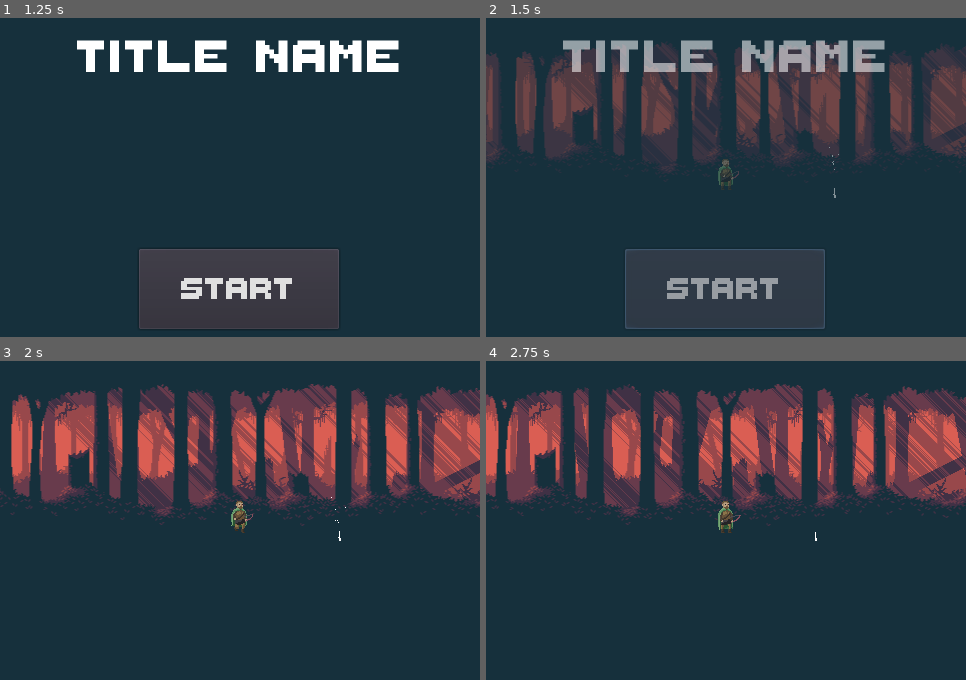
Above: before the commit, frames 1-4 (two rows, left to right).
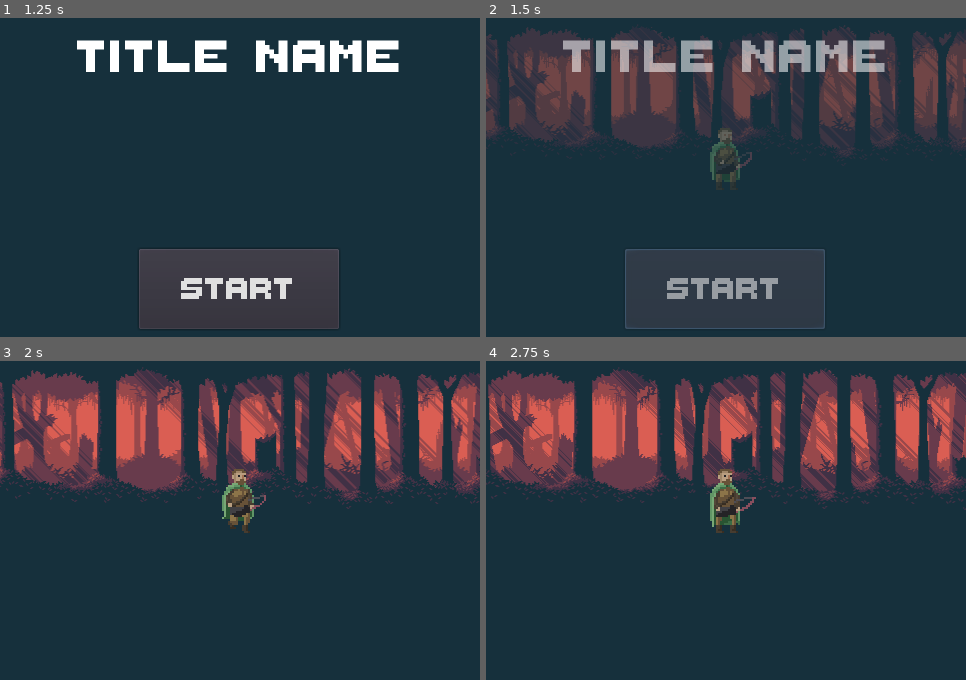
Above: after the commit, the same moments.

Repository: ktosox/TriJam-116
Game: Godot game, scene res://Level.tscn
The game is run twice, just before and just after one commit, with the same random seed, the same clock (stepped at 60 frames per second) and the same inputs. The project has no main scene, so this scene is started directly.
Inputs:
- Up to frame 1 (1.25 s): tap Enter (ui_accept) at 0.5 s; hold Enter (ui_accept) from 0.53 s (still down)
- Up to frame 2 (1.5 s): release Enter (ui_accept) at 1.25 s; click "START" at 1.25 s
- Up to frame 3 (2 s): no input
- Up to frame 4 (2.75 s): tap Enter (ui_accept) at 2.1, 2.27, 2.57 s

Frame 1 is identical in both runs. In frame 2, 20% of the frame differs, in the area x 0-100%, y 2-57%; in frame 3, 31%; in frame 4, 32%, in the area x 0-100%, y 1-57%.

Commit message:
did some rebalancing over 10 minutes

Diff:
--- a/Game/Background.tscn
+++ b/Game/Background.tscn
@@ -23,6 +23,7 @@
 }
 
 [node name="Far" type="ParallaxLayer" parent="."]
+motion_scale = Vector2( 0.4, 1 )
 motion_mirroring = Vector2( 592, 0 )
 
 [node name="parallax-demon-woods-bg" type="Sprite" parent="Far"]
@@ -30,7 +31,7 @@
 centered = false
 
 [node name="Middle" type="ParallaxLayer" parent="."]
-motion_scale = Vector2( 1.2, 1 )
+motion_scale = Vector2( 0.65, 1 )
 motion_mirroring = Vector2( 592, 0 )
 
 [node name="parallax-demon-woods-bg" type="Sprite" parent="Middle"]
@@ -38,7 +39,6 @@
 centered = false
 
 [node name="Close" type="ParallaxLayer" parent="."]
-motion_scale = Vector2( 2, 1 )
 motion_mirroring = Vector2( 592, 0 )
 
 [node name="parallax-demon-woods-bg" type="Sprite" parent="Close"]
--- a/Game/Enemies/Spike.gd
+++ b/Game/Enemies/Spike.gd
@@ -8,6 +8,7 @@
 
 # Called when the node enters the scene tree for the first time.
 func _ready():
+	global_position.x = get_parent().get_player_pos().x + 4 + randi()%60
 	pass # Replace with function body.
 
 
@@ -16,7 +17,7 @@
 	pass
 
 func stab_finished():
-	global_position.x = get_parent().get_player_pos().x + 20 + randi()%200
+	global_position.x = get_parent().get_player_pos().x + 4 + randi()%200
 	$Animator.play("spawn")
 	pass
 
--- a/Game/Enemies/Spike.tscn
+++ b/Game/Enemies/Spike.tscn
@@ -32,7 +32,7 @@
 "times": PoolRealArray( 0, 1 ),
 "transitions": PoolRealArray( -2, 1 ),
 "update": 0,
-"values": [ Vector2( 0, 16 ), Vector2( 0, 0 ) ]
+"values": [ Vector2( 0, 16 ), Vector2( 0, 5 ) ]
 }
 tracks/2/type = "value"
 tracks/2/path = NodePath("Area2D:position")
@@ -92,7 +92,7 @@
 }
 
 [node name="Spike" type="Node2D"]
-position = Vector2( 0, 240 )
+position = Vector2( 0, 248 )
 script = ExtResource( 1 )
 
 [node name="Area2D" type="Area2D" parent="."]
@@ -102,6 +102,7 @@
 shape = SubResource( 2 )
 
 [node name="Line2D" type="Line2D" parent="Area2D"]
+position = Vector2( 0, 16 )
 points = PoolVector2Array( 0, 0, 0.549419, -11.2416, -0.937092, -22.5391, 1.14402, -40.8231, -0.788441, -50.4854, 0, -60 )
 width = 6.0
 width_curve = SubResource( 1 )
--- a/Game/Level.gd
+++ b/Game/Level.gd
@@ -8,7 +8,7 @@
 
 
 func start_game():
-	$Ambience.play()
+	$TimerSpike.start(6)
 	pass
 
 func get_player_pos():
@@ -18,6 +18,7 @@
 func lose_game():
 	$Front/Back/AnimationPlayer.play("showEnd")
 	$Ambience.stop()
+	$TimerSpike.stop()
 	pass
 # Called every frame. 'delta' is the elapsed time since the previous frame.
 #func _process(delta):
@@ -25,6 +26,7 @@
 
 
 func _on_TimerSpike_timeout():
+	$TimerSpike.wait_time +=8
 	var newSpike = spikeScene.instance()
 	add_child(newSpike)
 	pass # Replace with function body.
--- a/Game/Level.tscn
+++ b/Game/Level.tscn
@@ -1,8 +1,7 @@
-[gd_scene load_steps=16 format=2]
+[gd_scene load_steps=15 format=2]
 
 [ext_resource path="res://Player.tscn" type="PackedScene" id=1]
 [ext_resource path="res://Background.tscn" type="PackedScene" id=2]
-[ext_resource path="res://Enemies/Spike.tscn" type="PackedScene" id=3]
 [ext_resource path="res://Level.gd" type="Script" id=4]
 [ext_resource path="res://ThaleahFat.ttf" type="DynamicFontData" id=5]
 [ext_resource path="res://Front.gd" type="Script" id=6]
@@ -10,6 +9,7 @@
 
 [sub_resource type="Animation" id=5]
 resource_name = "showEnd"
+length = 2.0
 tracks/0/type = "value"
 tracks/0/path = NodePath(".:modulate")
 tracks/0/interp = 1
@@ -17,7 +17,7 @@
 tracks/0/imported = false
 tracks/0/enabled = true
 tracks/0/keys = {
-"times": PoolRealArray( 0, 1 ),
+"times": PoolRealArray( 0, 2 ),
 "transitions": PoolRealArray( 1, 1 ),
 "update": 0,
 "values": [ Color( 1, 1, 1, 0 ), Color( 1, 1, 1, 1 ) ]
@@ -183,10 +183,7 @@
 [node name="Background" parent="." instance=ExtResource( 2 )]
 
 [node name="Player" parent="." instance=ExtResource( 1 )]
-position = Vector2( 152, 240 )
-
-[node name="Spike" parent="." instance=ExtResource( 3 )]
-position = Vector2( 286.907, 240 )
+position = Vector2( 152, 256 )
 
 [node name="CanvasLayer" type="CanvasLayer" parent="."]
 
@@ -204,7 +201,6 @@
 script = ExtResource( 6 )
 
 [node name="Back" type="ColorRect" parent="Front"]
-modulate = Color( 1, 1, 1, 0 )
 anchor_right = 1.0
 anchor_bottom = 1.0
 color = Color( 0.0862745, 0.188235, 0.235294, 1 )
@@ -219,7 +215,6 @@
 anims/showTitle = SubResource( 7 )
 
 [node name="Welcome" type="Control" parent="Front/Back"]
-modulate = Color( 1, 1, 1, 0 )
 anchor_right = 1.0
 anchor_bottom = 1.0
 __meta__ = {
@@ -286,6 +281,8 @@
 
 [node name="Ambience" type="AudioStreamPlayer" parent="."]
 stream = ExtResource( 7 )
+volume_db = -9.6
+pitch_scale = 0.980645
 bus = "Ambience"
 
 [node name="AnimationPlayer" type="AnimationPlayer" parent="Ambience"]
@@ -293,8 +290,7 @@
 "anims/New Anim" = SubResource( 8 )
 
 [node name="TimerSpike" type="Timer" parent="."]
-wait_time = 12.0
-autostart = true
+wait_time = 8.0
 [connection signal="pressed" from="Front/Back/Welcome/StartGame" to="Front" method="_on_StartGame_pressed"]
 [connection signal="pressed" from="Front/Back/EndScreen/TryAgain" to="Front" method="_on_TryAgain_pressed"]
 [connection signal="timeout" from="TimerSpike" to="." method="_on_TimerSpike_timeout"]
--- a/Game/Player.gd
+++ b/Game/Player.gd
@@ -12,10 +12,10 @@
 	pass # Replace with function body.
 
 func _input(event):
-	if event.is_action_pressed("ui_accept"):
+	if event.is_action_pressed("ui_accept") and !dead:
 		$AnimatedSprite.animation = "stand"
 		$Steps.volume_db = -200
-	if event.is_action_released("ui_accept"):
+	if event.is_action_released("ui_accept") and !dead:
 		$AnimatedSprite.animation = "walk"
 		$Steps.volume_db = -5
 
@@ -30,5 +30,6 @@
 func get_stabbed():
 	$AnimatedSprite.animation = "die"
 	dead = true
+	$Steps.volume_db = -200
 	get_parent().lose_game()
 	pass
--- a/Game/Player.tscn
+++ b/Game/Player.tscn
@@ -143,21 +143,22 @@
 } ]
 
 [sub_resource type="CapsuleShape2D" id=32]
-radius = 8.0
-height = 16.0
+radius = 16.0
+height = 28.383
 
 [node name="Player" type="KinematicBody2D"]
 script = ExtResource( 1 )
 
 [node name="AnimatedSprite" type="AnimatedSprite" parent="."]
-position = Vector2( 0, -16 )
+position = Vector2( 0, -32 )
+scale = Vector2( 2, 2 )
 frames = SubResource( 31 )
 animation = "walk"
-frame = 8
+frame = 2
 playing = true
 
 [node name="CollisionShape2D" type="CollisionShape2D" parent="."]
-position = Vector2( 0, -17.2289 )
+position = Vector2( 0, -45 )
 shape = SubResource( 32 )
 
 [node name="Camera2D" type="Camera2D" parent="."]
--- a/Game/project.godot
+++ b/Game/project.godot
@@ -22,7 +22,7 @@
 
 window/size/width=480
 window/size/height=480
-window/stretch/mode="2d"
+window/stretch/mode="viewport"
 window/stretch/aspect="keep"
 
 [rendering]
